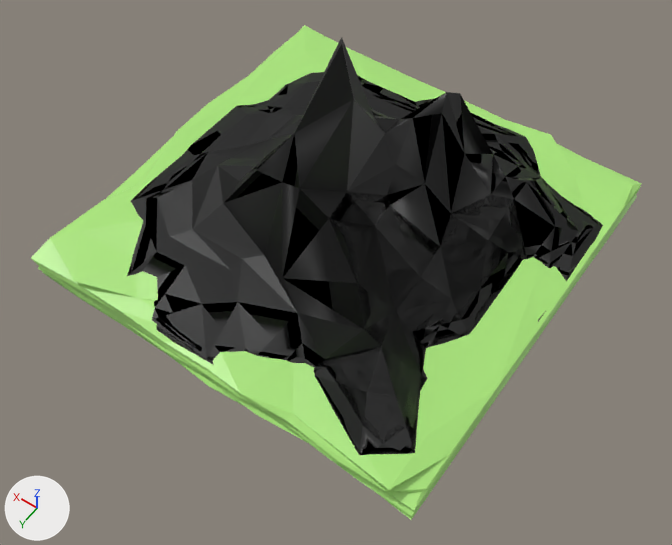
One commit to the FBX model Terrain/Assets/Entities/tiles/tile_mountain.fbx: the scene before it, then after it.
Before and after are seen from a camera (50 mm lens) standing at (-0.801, 1.177, 1.646) and looking at (-0.092, 0.183, 0.085). The lights are fixed; the arrows at lower left show +X, +Y and +Z. Vertices at the same position are counted once.

The first picture shows 'mountain tile'.
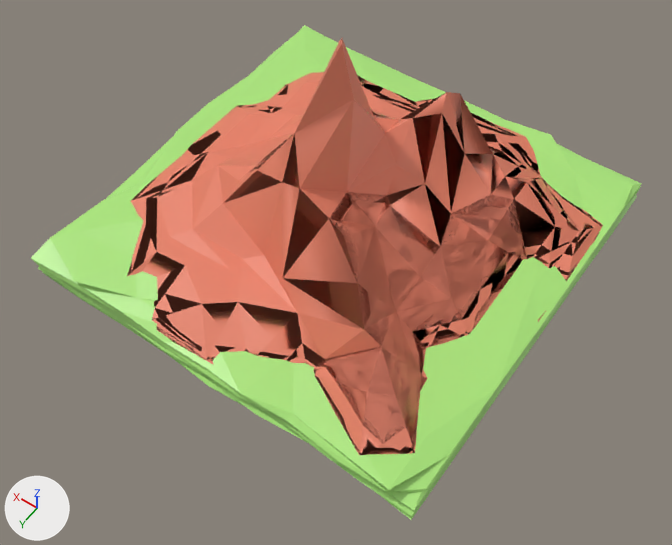
Commit message: add working tiles

Boxes (x1, y1, x2, y2) around the edits, measured in the pictures (672 x 545 px):
part 1 of me_cube_014, recoloured: (127, 37, 603, 455) in both

What changed in the scene script:
```text
Add mat_material:
    mat_material = principled_material('Material')
    mat_material.base_color = (0.8, 0.218, 0.132)  # orange #e78166
Change me_cube_014:
    where me_cube_014.from_pydata(...)  # 2087 vertices, 4291 faces; spans x -0.501..0.516, y -0.506..0.512, z -0.04..0.529
    used by ob_mountain_tile; location = (0.0, 0.0, 0.0)
    me_cube_014 part 1: all 3627 faces that had it switch from mat_material_003 (black #000000) to mat_material (orange #e78066)
```
